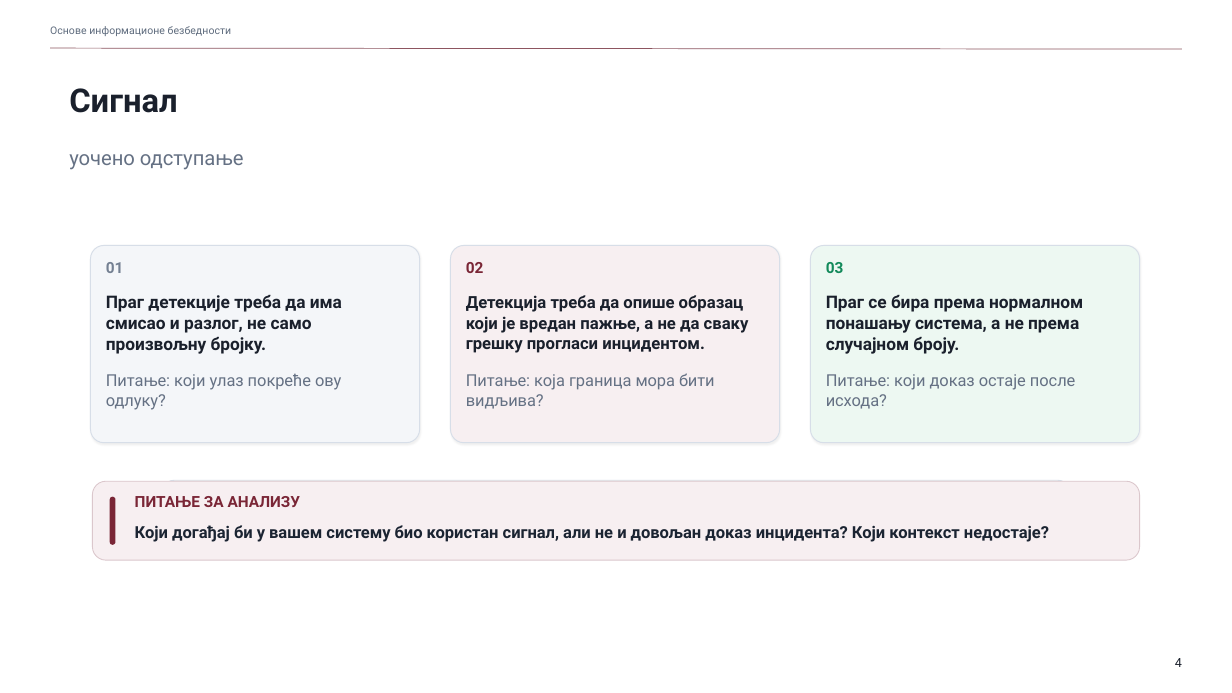
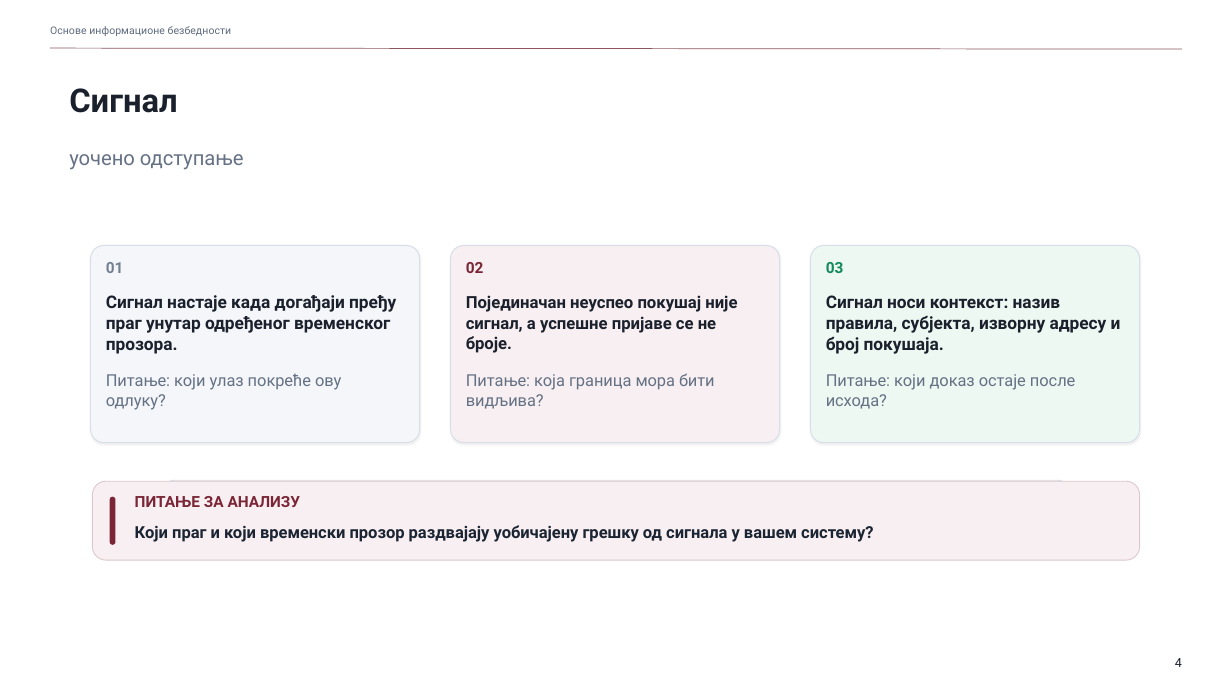
Before and after one commit to owlCoder/ftn-nastavni-materijali, a slide deck: slide 4 of 02 Osnove Informacione Bezbednosti/02 Prezentacije/PPTX/06_Detekcija_incident_i_ranjivosti.pptx. Drawn at 1232x693 pixels with LibreOffice and Linux fonts; fonts in the diff are those of the drawing. Boxes give left, top, right and bottom in pixels: in the first picture for what was removed or moved away, otherwise in the second. Text is boxed around its words. In the diff, an @@ line names an element or a change of style, - is before the commit and + after.

```diff
--- a/02 Osnove Informacione Bezbednosti/02 Prezentacije/PPTX/06_Detekcija_incident_i_ranjivosti.pptx
+++ b/02 Osnove Informacione Bezbednosti/02 Prezentacije/PPTX/06_Detekcija_incident_i_ranjivosti.pptx
@@ text at box(106, 295, 396, 354): text changed @@
-Праг детекције треба да има смисао и разлог, не само произвољну бројку.
+Сигнал настаје када догађаји пређу праг унутар одређеног временског прозора.
@@ text at box(466, 295, 737, 353): text changed @@
-Детекција треба да опише образац који је вредан пажње, а не да сваку грешку прогласи инцидентом.
+Појединачан неуспео покушај није сигнал, а успешне пријаве се не броје.
@@ text at box(826, 295, 1121, 354): text changed @@
-Праг се бира према нормалном понашању система, а не према случајном броју.
+Сигнал носи контекст: назив правила, субјекта, изворну адресу и број покушаја.
@@ text at box(135, 525, 873, 542): text changed @@
-Који догађај би у вашем систему био користан сигнал, али не и довољан доказ инцидента? Који контекст недостаје?
+Који праг и који временски прозор раздвајају уобичајену грешку од сигнала у вашем систему?
```
Also in this commit, not shown: 6 other slides changed, 17 other files.
